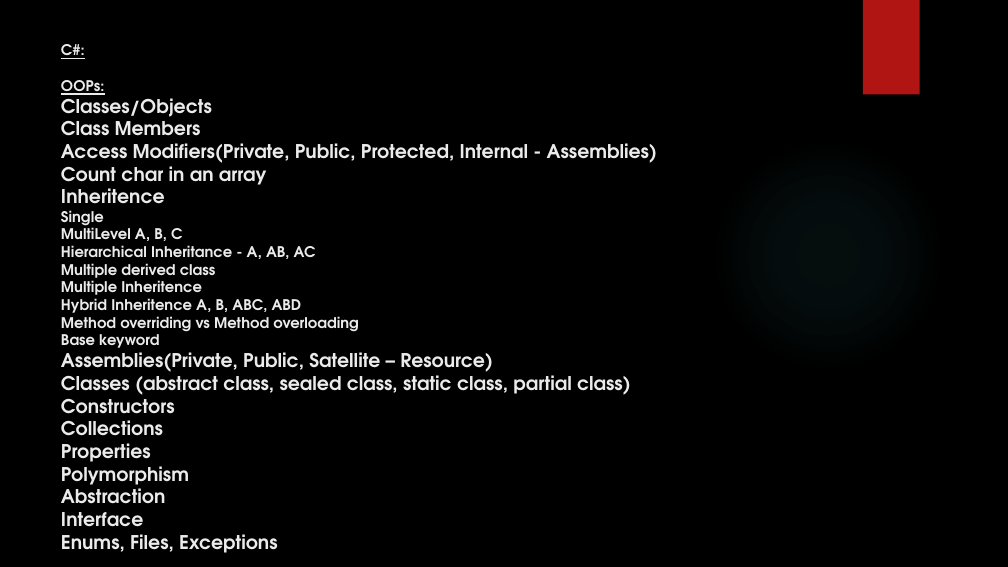
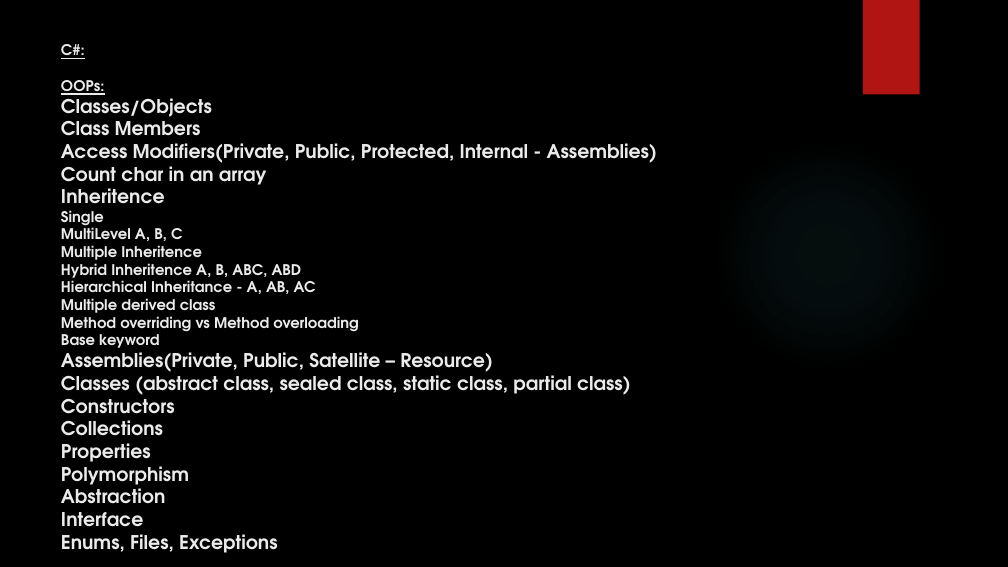
Before and after one commit to Manisoft55/AimorePractice, a slide deck: slide 10 of Notes/Day2_26_07_2022.pptx. Drawn at 1008x567 pixels with LibreOffice and Linux fonts; fonts in the diff are those of the drawing; background and template pictures are left out. Boxes give left, top, right and bottom in pixels: in the first picture for what was removed or moved away, otherwise in the second. Text is boxed around its words. In the diff, an @@ line names an element or a change of style, - is before the commit and + after.

Commit message:
inheritence

```diff
--- a/Notes/Day2_26_07_2022.pptx
+++ b/Notes/Day2_26_07_2022.pptx
@@ title at [61, 44, 657, 436]: text changed @@
-C#:
-OOPs:
-Classes/Objects
-Class Members
-Access Modifiers(Private, Public, Protected, Internal - Assemblies)
-Count char in an array
-Inheritence
-Single
-MultiLevel A, B, C
-Hierarchical Inheritance - A, AB, AC
-Multiple derived class
-Multiple Inheritence
-Hybrid Inheritence A, B, ABC, ABD
-Method overriding vs Method overloading
-Base keyword
-Assemblies(Private, Public, Satellite – Resource)
-Classes (abstract class, sealed class, static class, partial class)
-Constructors
-Collections
+C#:
+OOPs:
+Classes/Objects
+Class Members
+Access Modifiers(Private, Public, Protected, Internal - Assemblies)
+Count char in an array
+Inheritence
+Single
+MultiLevel A, B, C
+Multiple Inheritence
+Hybrid Inheritence A, B, ABC, ABD
+Hierarchical Inheritance - A, AB, AC
+Multiple derived class
+Method overriding vs Method overloading
+Base keyword
+Assemblies(Private, Public, Satellite – Resource)
+Classes (abstract class, sealed class, static class, partial class)
+Constructors
+Collections
```
Also in this commit, not shown: 23 other files.
